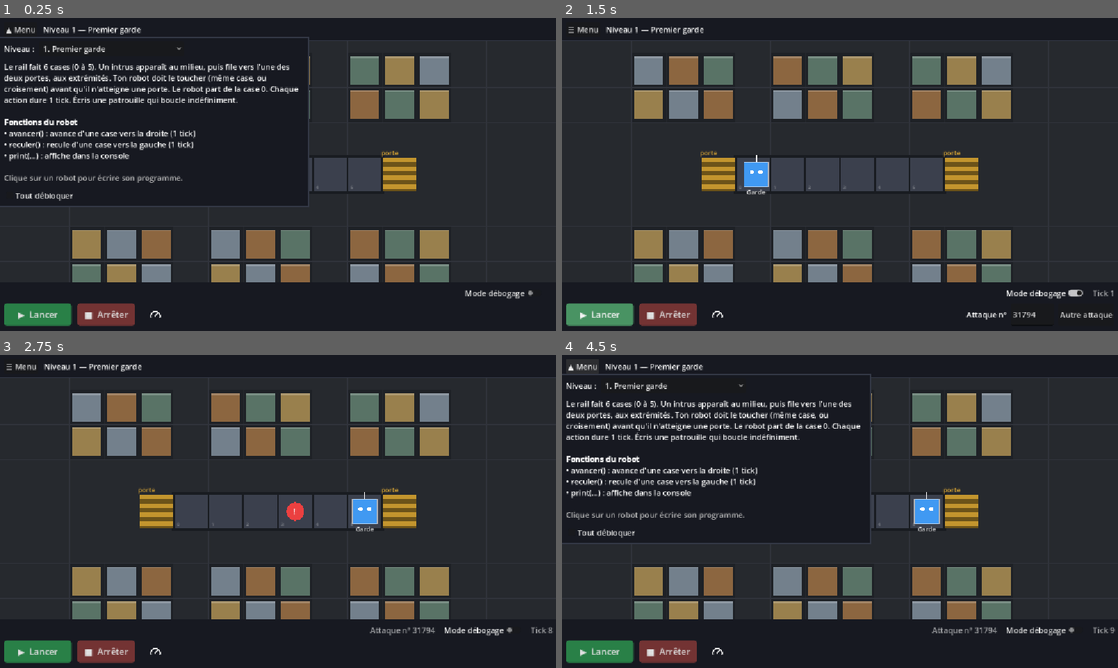
Above: before the commit, frames 1-4 (two rows, left to right).
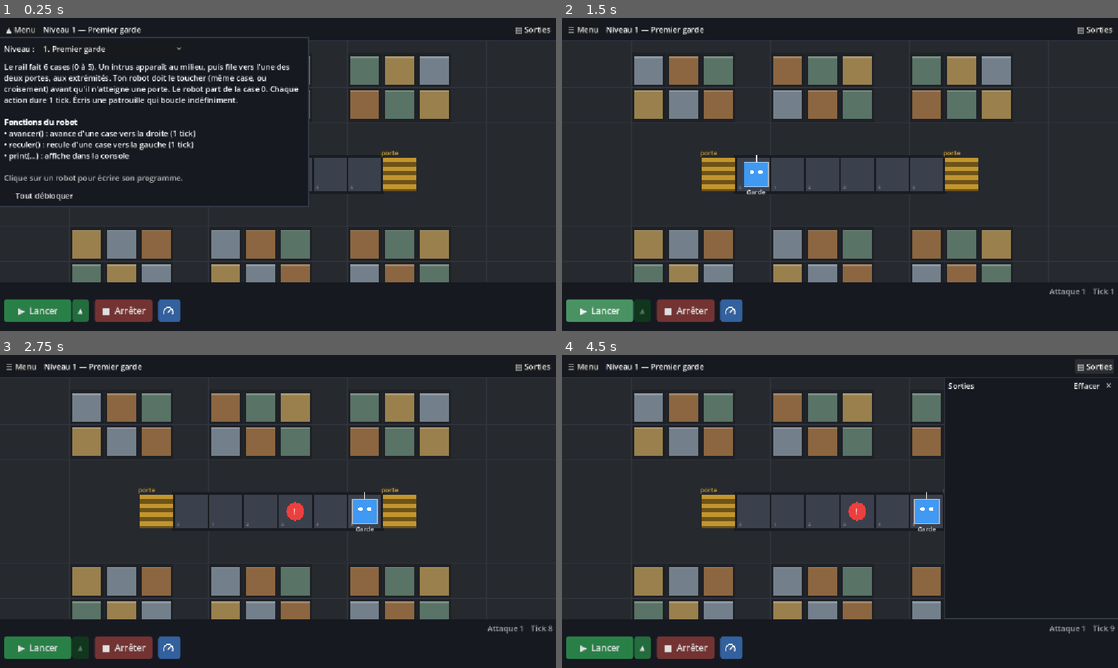
Above: after the commit, the same moments.

Repository: YohanPoirier/jeu_securite
Game: Godot game, scene res://main.tscn
The game is run twice, just before and just after one commit, with the same random seed, the same clock (stepped at 60 frames per second) and the same inputs.
Inputs (mouse positions are in pixels of both pictures, inside the frame that each line leads up to):
- Up to frame 1 (0.25 s): no input
- Up to frame 2 (1.5 s): click (1067, 293) at 0.5 s, where only the run before the commit has a clickable "Mode débogage"; click "▶ Lancer" at 1.25 s
- Up to frame 3 (2.75 s): click (483, 630) at 2 s, where only the run before the commit has a clickable "Mode débogage"
- Up to frame 4 (4.5 s): click "■ Arrêter" at 2.75 s; click (639, 649) at 3.5 s, where only the run after the commit has a clickable "▲"; click "☰ Menu" (after the commit: "▤ Sorties") at 4.25 s

The runs differ from the first frame. In frame 1, 1.9% of the frame differs, in the area x 0-100%, y 2-99%; in frame 2, 2.3%; in frame 3, 2.1%; in frame 4, 19%.

Commit message:
Interface : attaques numérotées (Lancer ▲), vitesse en pause, sorties à droite, éditeur à gauche
Co-Authored-By: Claude Sonnet 5.5 <noreply@anthropic.com>
Claude-Session: https://claude.ai/code/session_01Qn8oNbxsrQNPS2EWgssgFJ

Diff:
--- a/scripts/main.gd
+++ b/scripts/main.gd
@@ -1,10 +1,10 @@
 extends Control
-## Interface épurée : l'entrepôt en plein écran et trois zones opaques par-dessus.
-##   - en haut : une barre fine (nom du niveau) et un menu déroulant (niveau, scénario, graine) ;
-##     il se déroule tout seul au début d'un niveau pour montrer le scénario ;
-##   - en bas : lancement du code (Lancer, Arrêter, vitesse) et résultat ;
-##   - à droite, collé au bord : l'éditeur du robot sur lequel on a cliqué (un éditeur par robot),
-##     avec la console en dessous.
+## Interface épurée : l'entrepôt en plein écran et des zones opaques par-dessus.
+##   - en haut : une barre fine (nom du niveau, bouton « Sorties ») et un menu déroulant
+##     (niveau, scénario) ; il se déroule tout seul au début d'un niveau ;
+##   - en bas : lancement du code (Lancer + choix de l'attaque, Arrêter, vitesse) et résultat ;
+##   - à gauche, collé au bord : l'éditeur du robot sur lequel on a cliqué (un éditeur par robot) ;
+##   - à droite, collé au bord : les sorties (print, erreurs), toujours avec le nom du robot.
 
 const Interp = preload("res://scripts/interpreter.gd")
 const World = preload("res://scripts/world.gd")
@@ -14,7 +14,10 @@
 const TOP_H := 40
 const BOTTOM_H := 102
 const SPEEDS := [["Lent  (×½)", 3], ["Normal  (×1)", 6], ["Rapide  (×2)", 12], ["Très rapide  (×4)", 24]]
+const GREEN := Color(0.16, 0.50, 0.28)
+const REPLAY_COLOR := Color(1.0, 0.82, 0.45)
 const EDITOR_W := 520
+const OUT_W := 360
 const MENU_W := 640
 const PANEL_BG := Color(0.09, 0.10, 0.13)
 const BORDER := Color(0.20, 0.22, 0.27)
@@ -30,8 +33,11 @@
 var marks: Dictionary = {}  # id du robot -> ligne surlignée
 var open_robot := ""
 var tps := 6  # ticks par seconde
-var debug_mode := false
-var last_attack := -1
+var sim_paused := false  # vrai tant que le choix de vitesse est ouvert
+var attacks: Dictionary = {}  # id du niveau -> liste des attaques déjà jouées (n° 1, 2, 3...)
+var attack_choice := -1  # -1 : nouvelle attaque ; k : rejouer l'attaque n° k+1
+var run_replay := false
+var out_shown := false
 
 var view
 var menu_btn: Button
@@ -42,10 +48,10 @@
 var unlock_all: CheckBox
 var btn_run: Button
 var btn_stop: Button
-var debug_check: CheckButton
 var speed_btn: MenuButton
-var attack_box: HBoxContainer
-var attack_edit: LineEdit
+var attack_btn: MenuButton
+var out_btn: Button
+var out_panel: PanelContainer
 var attack_label: Label
 var tick_label: Label
 var status_label: Label
@@ -127,6 +133,7 @@
 	add_child(view)
 
 	_build_editor_panel()
+	_build_output_panel()
 	_build_bottom_bar()
 	_build_menu()
 	_refresh_level_items()
@@ -147,6 +154,12 @@
 	title_label = Label.new()
 	title_label.add_theme_font_size_override("font_size", 16)
 	th.add_child(title_label)
+	th.add_child(_spacer())
+	out_btn = Button.new()
+	out_btn.text = "▤ Sorties"
+	out_btn.tooltip_text = "Affiche ou masque les sorties des programmes (print et erreurs)"
+	out_btn.pressed.connect(func(): _set_out(not out_panel.visible))
+	th.add_child(out_btn)
 
 	# menu déroulant, sous la barre, à gauche
 	menu_panel = _panel()
@@ -177,24 +190,31 @@
 	mv.add_child(unlock_all)
 
 
+## Donne à un bouton un fond plein de couleur, à angles arrondis.
+func _apply_colors(btn: BaseButton, color: Color) -> void:
+	for state in ["normal", "hover", "pressed", "hover_pressed", "disabled"]:
+		var sb := StyleBoxFlat.new()
+		sb.bg_color = color
+		if state == "hover":
+			sb.bg_color = color.lightened(0.15)
+		elif state == "pressed" or state == "hover_pressed":
+			sb.bg_color = color.darkened(0.2)
+		elif state == "disabled":
+			sb.bg_color = color.darkened(0.5)
+		sb.set_corner_radius_all(6)
+		sb.set_content_margin_all(8)
+		btn.add_theme_stylebox_override(state, sb)
+	btn.add_theme_stylebox_override("focus", StyleBoxEmpty.new())
+	btn.flat = false  # les MenuButton sont plats par défaut
+
+
 ## Bouton plein, de couleur, plus visible que les boutons par défaut.
 func _styled_button(text: String, color: Color) -> Button:
 	var btn := Button.new()
 	btn.text = text
 	btn.custom_minimum_size = Vector2(140, 46)
 	btn.add_theme_font_size_override("font_size", 18)
-	for state in ["normal", "hover", "pressed", "disabled"]:
-		var sb := StyleBoxFlat.new()
-		sb.bg_color = color
-		if state == "hover":
-			sb.bg_color = color.lightened(0.15)
-		elif state == "pressed":
-			sb.bg_color = color.darkened(0.2)
-		elif state == "disabled":
-			sb.bg_color = color.darkened(0.5)
-		sb.set_corner_radius_all(6)
-		sb.set_content_margin_all(8)
-		btn.add_theme_stylebox_override(state, sb)
+	_apply_colors(btn, color)
 	return btn
 
 
@@ -219,11 +239,6 @@
 	attack_label = _label("")
 	attack_label.modulate = Color(1, 1, 1, 0.6)
 	info.add_child(attack_label)
-	debug_check = CheckButton.new()
-	debug_check.text = "Mode débogage"
-	debug_check.tooltip_text = "Rejoue toujours la même attaque, pour tester ton programme."
-	debug_check.toggled.connect(_on_debug_toggled)
-	info.add_child(debug_check)
 	tick_label = _label("")
 	tick_label.modulate = Color(1, 1, 1, 0.6)
 	info.add_child(tick_label)
@@ -232,51 +247,42 @@
 	var bh := HBoxContainer.new()
 	bh.add_theme_constant_override("separation", 12)
 	bv.add_child(bh)
-	btn_run = _styled_button("▶  Lancer", Color(0.16, 0.50, 0.28))
+	# Lancer + petite flèche pour choisir l'attaque (nouvelle ou ancienne)
+	var run_box := HBoxContainer.new()
+	run_box.add_theme_constant_override("separation", 2)
+	bh.add_child(run_box)
+	btn_run = _styled_button("▶  Lancer", GREEN)
 	btn_run.pressed.connect(_on_run)
-	bh.add_child(btn_run)
+	run_box.add_child(btn_run)
+	attack_btn = MenuButton.new()
+	attack_btn.text = "▲"
+	attack_btn.custom_minimum_size = Vector2(34, 46)
+	attack_btn.add_theme_font_size_override("font_size", 14)
+	attack_btn.tooltip_text = "Choisir l'attaque : une nouvelle, ou une ancienne à rejouer pour déboguer"
+	_apply_colors(attack_btn, GREEN.darkened(0.15))
+	attack_btn.get_popup().id_pressed.connect(_on_attack_chosen)
+	run_box.add_child(attack_btn)
 	btn_stop = _styled_button("■  Arrêter", Color(0.45, 0.20, 0.20))
 	btn_stop.custom_minimum_size = Vector2(120, 46)
 	btn_stop.pressed.connect(_on_stop)
 	bh.add_child(btn_stop)
-	bh.add_child(VSeparator.new())
-	# vitesse : un seul petit bouton à icône de compteur ; les choix n'apparaissent qu'au clic
+	# vitesse : petit bouton de couleur à icône de compteur ; les choix n'apparaissent qu'au clic,
+	# et la simulation est en pause tant qu'on n'a pas choisi
 	speed_btn = MenuButton.new()
 	speed_btn.icon = _gauge_icon()
 	speed_btn.expand_icon = false
 	speed_btn.custom_minimum_size = Vector2(46, 46)
 	speed_btn.tooltip_text = "Vitesse de la simulation"
-	for state in ["normal", "hover", "pressed"]:
-		var box := StyleBoxFlat.new()
-		box.bg_color = Color(0.17, 0.19, 0.24) if state != "hover" else Color(0.24, 0.27, 0.34)
-		box.border_color = BORDER
-		box.set_border_width_all(1)
-		box.set_corner_radius_all(6)
-		speed_btn.add_theme_stylebox_override(state, box)
+	_apply_colors(speed_btn, Color(0.20, 0.38, 0.62))
 	var pm := speed_btn.get_popup()
 	for i in SPEEDS.size():
 		pm.add_radio_check_item(SPEEDS[i][0], i)
 		pm.set_item_checked(i, SPEEDS[i][1] == tps)
 	pm.id_pressed.connect(_on_speed_chosen)
+	pm.about_to_popup.connect(func(): sim_paused = true)
+	pm.popup_hide.connect(func(): sim_paused = false)
 	bh.add_child(speed_btn)
-	bh.add_child(_spacer())
-
-	# mode débogage : rejouer la même attaque
-	attack_box = HBoxContainer.new()
-	attack_box.add_theme_constant_override("separation", 8)
-	attack_box.visible = false
-	bh.add_child(attack_box)
-	attack_box.add_child(_label("Attaque n°"))
-	attack_edit = LineEdit.new()
-	attack_edit.custom_minimum_size = Vector2(90, 0)
-	attack_edit.placeholder_text = "?"
-	attack_edit.tooltip_text = "Chaque numéro correspond à une attaque précise : le même numéro rejoue exactement la même attaque."
-	attack_box.add_child(attack_edit)
-	var b_new := Button.new()
-	b_new.text = "Autre attaque"
-	b_new.custom_minimum_size = Vector2(0, 40)
-	b_new.pressed.connect(func(): attack_edit.text = str(_new_attack_id()))
-	attack_box.add_child(b_new)
+	_rebuild_attack_menu()
 
 
 ## Petite icône de compteur (cadran et aiguille), dessinée en SVG.
@@ -298,24 +304,49 @@
 	speed_btn.tooltip_text = "Vitesse : %s" % String(SPEEDS[id][0]).replace("  ", " ")
 
 
+# ---------- attaques ----------
+
 func _new_attack_id() -> int:
 	return randi() % 100000
 
 
-func _on_debug_toggled(on: bool) -> void:
-	debug_mode = on
-	attack_box.visible = on
-	attack_label.visible = not on
-	if on and last_attack >= 0:
-		attack_edit.text = str(last_attack)  # on rejoue l'attaque qu'on vient de voir
+## Attaques déjà jouées sur le niveau courant (numérotées 1, 2, 3... dans l'ordre).
+func _level_attacks() -> Array:
+	var id: String = levels[cur].id
+	if not attacks.has(id):
+		attacks[id] = []
+	return attacks[id]
+
+
+func _rebuild_attack_menu() -> void:
+	var pm := attack_btn.get_popup()
+	pm.clear()
+	pm.add_radio_check_item("Nouvelle attaque", 0)
+	var n := _level_attacks().size() if not levels.is_empty() else 0
+	if n > 0:
+		pm.add_separator("Anciennes attaques")
+	for k in n:
+		pm.add_radio_check_item("Attaque %d" % (k + 1), k + 1)
+	for i in pm.item_count:
+		if not pm.is_item_separator(i):
+			pm.set_item_checked(i, pm.get_item_id(i) == attack_choice + 1)
+
+
+func _on_attack_chosen(id: int) -> void:
+	attack_choice = id - 1
+	_rebuild_attack_menu()
+	if attack_choice >= 0:
+		_set_status("Attaque %d : le niveau ne sera pas validé, c'est juste pour déboguer." % id, REPLAY_COLOR)
+	else:
+		_set_status("", Color.WHITE)
 
 
 func _build_editor_panel() -> void:
-	# collé au bord droit, entre la barre du haut et celle du bas
+	# collé au bord gauche, entre la barre du haut et celle du bas
 	editor_panel = _panel()
-	editor_panel.set_anchors_preset(Control.PRESET_RIGHT_WIDE)
-	editor_panel.offset_left = -EDITOR_W
-	editor_panel.offset_right = 0
+	editor_panel.set_anchors_preset(Control.PRESET_LEFT_WIDE)
+	editor_panel.offset_left = 0
+	editor_panel.offset_right = EDITOR_W
 	editor_panel.offset_top = TOP_H
 	editor_panel.offset_bottom = -BOTTOM_H
 	editor_panel.visible = false
@@ -341,11 +372,46 @@
 	editor_holder = VBoxContainer.new()
 	editor_holder.size_flags_vertical = Control.SIZE_EXPAND_FILL
 	ev.add_child(editor_holder)
+
+
+## Fenêtre des sorties, collée au bord droit : print, erreurs et remarques, avec le nom du robot.
+func _build_output_panel() -> void:
+	out_panel = _panel()
+	out_panel.set_anchors_preset(Control.PRESET_RIGHT_WIDE)
+	out_panel.offset_left = -OUT_W
+	out_panel.offset_right = 0
+	out_panel.offset_top = TOP_H
+	out_panel.offset_bottom = -BOTTOM_H
+	out_panel.visible = false
+	add_child(out_panel)
+	var ov := VBoxContainer.new()
+	out_panel.add_child(ov)
+	var oh := HBoxContainer.new()
+	ov.add_child(oh)
+	var t := _label("Sorties")
+	t.add_theme_font_size_override("font_size", 16)
+	t.size_flags_horizontal = Control.SIZE_EXPAND_FILL
+	oh.add_child(t)
+	var b_clear := Button.new()
+	b_clear.text = "Effacer"
+	b_clear.flat = true
+	b_clear.pressed.connect(func(): console.clear())
+	oh.add_child(b_clear)
+	var b_close := Button.new()
+	b_close.text = "✕"
+	b_close.flat = true
+	b_close.pressed.connect(func(): _set_out(false))
+	oh.add_child(b_close)
 	console = RichTextLabel.new()
 	console.bbcode_enabled = true
 	console.scroll_following = true
-	console.custom_minimum_size = Vector2(0, 90)
-	ev.add_child(console)
+	console.selection_enabled = true
+	console.size_flags_vertical = Control.SIZE_EXPAND_FILL
+	ov.add_child(console)
+
+
+func _set_out(show: bool) -> void:
+	out_panel.visible = show
 
 
 func _make_editor() -> CodeEdit:
@@ -433,6 +499,11 @@
 		editor_holder.add_child(e)
 		editors[spec.id] = e
 	console.clear()
+	out_shown = false
+	out_panel.visible = false
+	attack_choice = -1
+	_rebuild_attack_menu()
+	attack_label.text = ""
 	status_label.text = ""
 	world = World.new(lv, {}, 0)
 	view.world = world
@@ -481,28 +552,33 @@
 	_save_editors()
 	_save_progress()
 	_clear_marks()
+	console.clear()
+	out_shown = false
 	var compiled := {}
 	for id in editors:
 		var res := Interp.compile(editors[id].text, lv.get("syntaxe", []), lv.get("api", []), lv.get("builtins", []))
 		if not res.ok:
-			console.clear()
-			_log("[color=tomato]%s — ligne %d : %s[/color]" % [_robot_name(id), res.line, res.msg])
+			_log("[color=tomato]%s — ligne %d : %s[/color]" % [_robot_name(id), res.line, _esc(res.msg)], true)
 			_set_status("Erreur dans le programme de %s" % _robot_name(id), Color.TOMATO)
 			_open_editor(id)
 			_mark_line(id, res.line)
 			return
 		compiled[id] = res.code
+	var list := _level_attacks()
 	var attack: int
-	if debug_mode and attack_edit.text.strip_edges().is_valid_int():
-		attack = attack_edit.text.strip_edges().to_int()  # même numéro = même attaque
+	var number: int
+	run_replay = attack_choice >= 0 and attack_choice < list.size()
+	if run_replay:
+		attack = list[attack_choice]  # même numéro = exactement la même attaque
+		number = attack_choice + 1
+		_set_status("Attaque %d : le niveau ne sera pas validé, c'est juste pour déboguer." % number, REPLAY_COLOR)
 	else:
 		attack = _new_attack_id()
-	last_attack = attack
-	attack_edit.text = str(attack)
-	attack_label.text = "Attaque n° %d" % attack
-	console.clear()
-	_log("[color=gray]Attaque n° %d[/color]" % attack)
-	_set_status("", Color.WHITE)
+		list.append(attack)
+		number = list.size()
+		_rebuild_attack_menu()
+		_set_status("", Color.WHITE)
+	attack_label.text = "Attaque %d%s" % [number, " (rejeu)" if run_replay else ""]
 	world = World.new(lv, compiled, attack)
 	view.world = world
 	view.alpha = 1.0
@@ -518,13 +594,12 @@
 
 func _set_running(r: bool) -> void:
 	running = r
+	attack_btn.disabled = r
 	for id in editors:
 		editors[id].editable = not r
 
 
 func _on_stop() -> void:
-	if running:
-		_log("[color=gray]Arrêté.[/color]")
 	_stop()
 
 
@@ -534,7 +609,7 @@
 
 
 func _process(delta: float) -> void:
-	if not running or world == null:
+	if not running or world == null or sim_paused:
 		return
 	var interval := 1.0 / float(tps)
 	timer += delta
@@ -554,14 +629,19 @@
 	view.queue_redraw()
 
 
+## Échappe les crochets pour que le texte ne soit pas pris pour du BBCode.
+func _esc(t: String) -> String:
+	return t.replace("[", "[lb]")
+
+
 func _drain_prints() -> void:
 	for rb in world.robots:
 		var vm = rb.vm
 		for line in vm.printed:
-			_log("[color=#9fd0ff]%s > %s[/color]" % [rb.nom, str(line).replace("[", "[lb]")])
+			_log("[color=#9fd0ff]%s ›[/color] %s" % [rb.nom, _esc(str(line))])
 		vm.printed.clear()
 		for n in vm.notices:
-			_log("[color=gray]%s : %s[/color]" % [rb.nom, n])
+			_log("[color=gray]%s : %s[/color]" % [rb.nom, _esc(str(n))])
 		vm.notices.clear()
 
 
@@ -569,30 +649,36 @@
 	_set_running(false)
 	view.alpha = 1.0
 	view.queue_redraw()
+	var note := " (rejeu : niveau non validé)" if run_replay else ""
 	match world.status:
 		"victoire":
-			var msg := "Victoire !"
-			if cur + 1 == unlocked and unlocked < levels.size():
-				unlocked += 1
-				msg += " Niveau %d débloqué." % unlocked
-				_refresh_level_items()
-			_set_status(msg, Color.LIGHT_GREEN)
-			_log("[color=lightgreen]%s[/color]" % world.message)
-			_save_progress()
+			if run_replay:
+				_set_status("Victoire" + note, REPLAY_COLOR)
+			else:
+				var msg := "Victoire !"
+				if cur + 1 == unlocked and unlocked < levels.size():
+					unlocked += 1
+					msg += " Niveau %d débloqué." % unlocked
+					_refresh_level_items()
+				_set_status(msg, Color.LIGHT_GREEN)
+				_save_progress()
 		"defaite":
-			_set_status("Échec : %s" % world.message, Color.ORANGE)
-			_log("[color=orange]%s[/color] [color=gray](attaque n° %d)[/color]" % [world.message, world.seed_used])
+			_set_status("Échec : %s%s" % [world.message, note], Color.ORANGE)
 		"erreur":
-			_set_status("Erreur dans un programme (voir la console)", Color.TOMATO)
-			_log("[color=tomato]%s[/color]" % world.message)
+			_set_status("Erreur dans un programme (voir les sorties)", Color.TOMATO)
+			_log("[color=tomato]%s[/color]" % _esc(world.message), true)
 			for rb in world.robots:
 				if not rb.vm.error.is_empty():
 					_open_editor(rb.id)
 					_mark_line(rb.id, rb.vm.error.line)
 
 
-func _log(bb: String) -> void:
+## Ajoute une ligne aux sorties ; la fenêtre s'ouvre à la première ligne d'un essai (ou à chaque erreur).
+func _log(bb: String, force := false) -> void:
 	console.append_text(bb + "\n")
+	if force or not out_shown:
+		out_shown = true
+		_set_out(true)
 
 
 # ---------- surlignage de la ligne courante ----------
--- a/tests/ui_smoke.gd
+++ b/tests/ui_smoke.gd
@@ -21,8 +21,6 @@
 			print("ÉCHEC : l'éditeur ne s'ouvre pas")
 			fails += 1
 		main.editors[rid].text = main.levels[i].solutions[rid]
-		main.debug_check.button_pressed = true
-		main.attack_edit.text = "7"
 		main._on_run()
 		var guard := 0
 		while main.running and guard < 2000:
@@ -33,14 +31,15 @@
 		print("niveau %d : %s (%s)" % [i + 1, st, main.world.message])
 		if st != "victoire":
 			fails += 1
-	# mode débogage : la même attaque est rejouée à l'identique
+	# anciennes attaques : numérotées 1, 2, 3 ; rejouer l'attaque 1 donne la même chose, sans valider
+	main.attacks.clear()
 	main._select_level(1)
 	main._set_menu(false)
-	main.debug_check.button_pressed = true
 	main.editors["garde"].text = main.levels[1].solutions["garde"]
-	main.attack_edit.text = "123"
 	var traces: Array = []
 	for r in 2:
+		if r == 1:
+			main._on_attack_chosen(1)  # id 1 = attaque n° 1
 		main._on_run()
 		var w1 = main.world
 		var g := 0
@@ -50,6 +49,36 @@
 		traces.append([w1.length, w1.tick_n, w1.status, w1.intruders.map(func(it): return it.dir)])
 	print("rejeu identique : ", traces[0] == traces[1], " ", traces[0])
 	if traces[0] != traces[1]:
+		fails += 1
+	if main._level_attacks().size() != 1 or not main.run_replay:
+		print("ÉCHEC : le rejeu ne doit pas créer de nouvelle attaque")
+		fails += 1
+	print("message rejeu : ", main.status_label.text)
+	# un rejeu ne valide pas le niveau
+	main.unlocked = 2
+	main._select_level(1)
+	main._set_menu(false)
+	main.editors["garde"].text = main.levels[1].solutions["garde"]
+	main._on_run()
+	main._on_attack_chosen(1)
+	main.attack_choice = 0
+	main._stop()
+	var u0: int = main.unlocked
+	main._on_run()
+	var g2 := 0
+	while main.running and g2 < 2000:
+		main._process(0.1)
+		g2 += 1
+	if main.unlocked != u0 or not main.run_replay:
+		print("ÉCHEC : un rejeu ne doit pas débloquer de niveau")
+		fails += 1
+	# la vitesse met en pause tant qu'on n'a pas choisi
+	main.speed_btn.get_popup().about_to_popup.emit()
+	if not main.sim_paused:
+		print("ÉCHEC : le choix de vitesse devrait mettre en pause")
+		fails += 1
+	main.speed_btn.get_popup().popup_hide.emit()
+	if main.sim_paused:
 		fails += 1
 	# vrai clic de souris sur le robot dans l'entrepôt
 	main._select_level(0)
@@ -74,6 +103,7 @@
 	main._on_run()
 	print("éditeur ouvert après erreur : ", main.editor_panel.visible)
 	print("console : ", main.console.get_parsed_text().strip_edges().split("\n")[-1])
-	if not main.editor_panel.visible:
+	if not main.editor_panel.visible or not main.out_panel.visible:
+		print("ÉCHEC : éditeur et sorties devraient s'ouvrir sur une erreur")
 		fails += 1
 	quit(fails)
